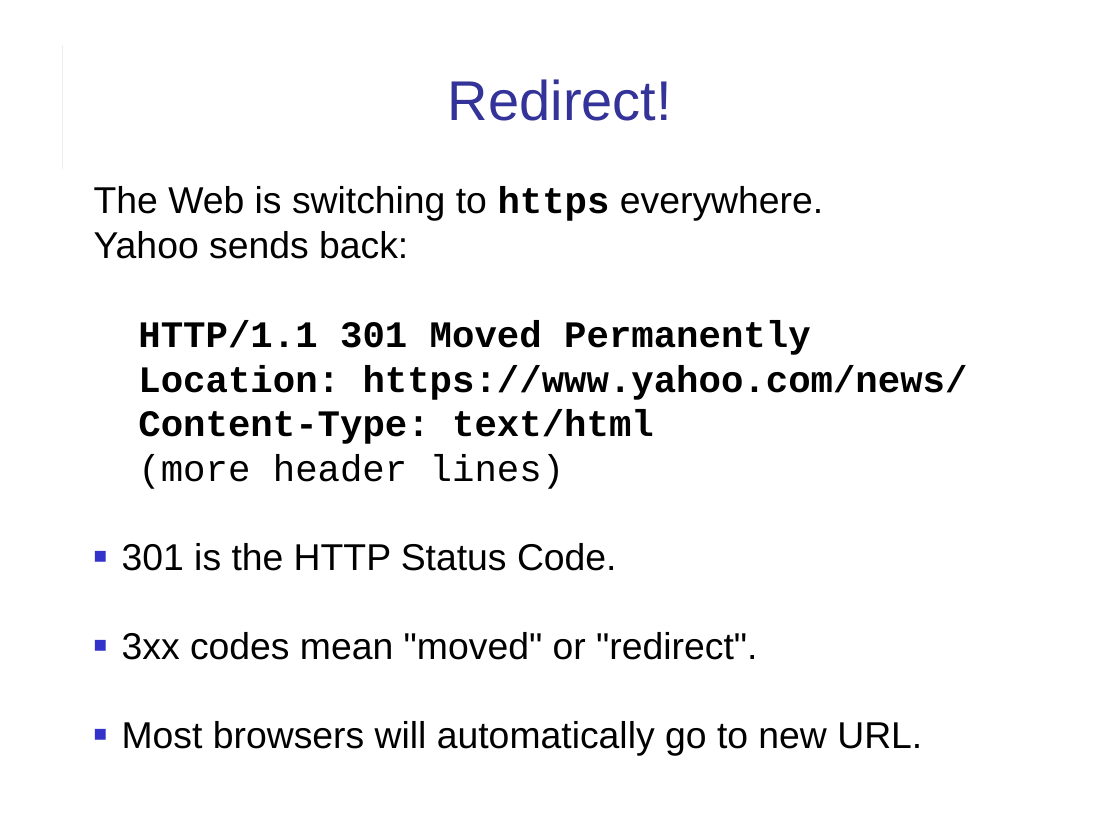
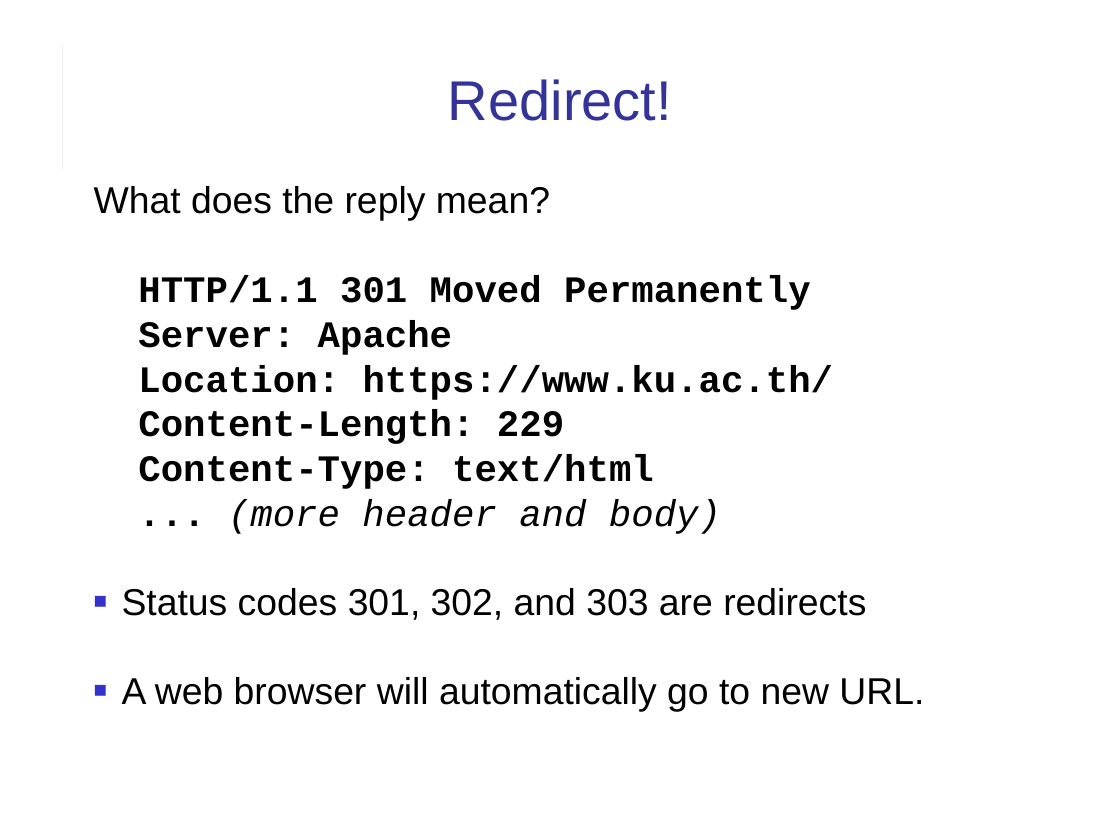
Before and after one commit to cpske/ISP, a slide deck: slide 11 of web/HTTP-in-Action.ppt (slide 10 before the commit). Drawn at 1120x840 pixels with LibreOffice and Linux fonts; fonts in the diff are those of the drawing. Boxes give left, top, right and bottom in pixels: in the first picture for what was removed or moved away, otherwise in the second. Text is boxed around its words. In the diff, an @@ line names an element or a change of style, - is before the commit and + after.

Commit message:
update slides on HTTP.  Added links in index.

```diff
--- a/web/HTTP-in-Action.ppt
+++ b/web/HTTP-in-Action.ppt
@@ text at box(94, 186, 834, 444): text changed @@
-The Web is switching to https everywhere.
-Yahoo sends back:
-HTTP/1.1 301 Moved Permanently
-Location: https://www.yahoo.com/news/
+What does the reply mean?
+HTTP/1.1 301 Moved Permanently
+Server: Apache
+Location: https://www.ku.ac.th/
+Content-Length: 229
@@ text at box(122, 499, 924, 712): text changed @@
-(more header lines)
-■ 301 is the HTTP Status Code.
-■ 3xx codes mean "moved" or "redirect".
-■ Most browsers will automatically go to new URL.
+... (more header and body)
+■ Status codes 301, 302, and 303 are redirects
+■ A web browser will automatically go to new URL.
```
Also in this commit, not shown: 12 other slides changed, 7 slides added, 2 slides removed, 4 other files.
